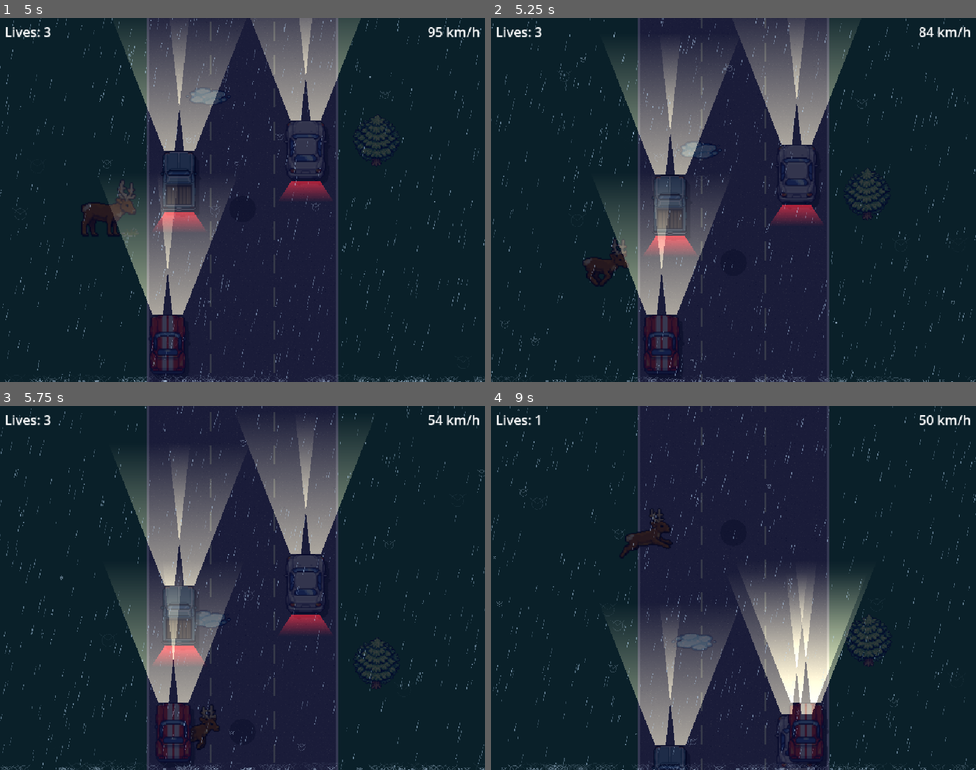
Above: before the commit, frames 1-4 (two rows, left to right).
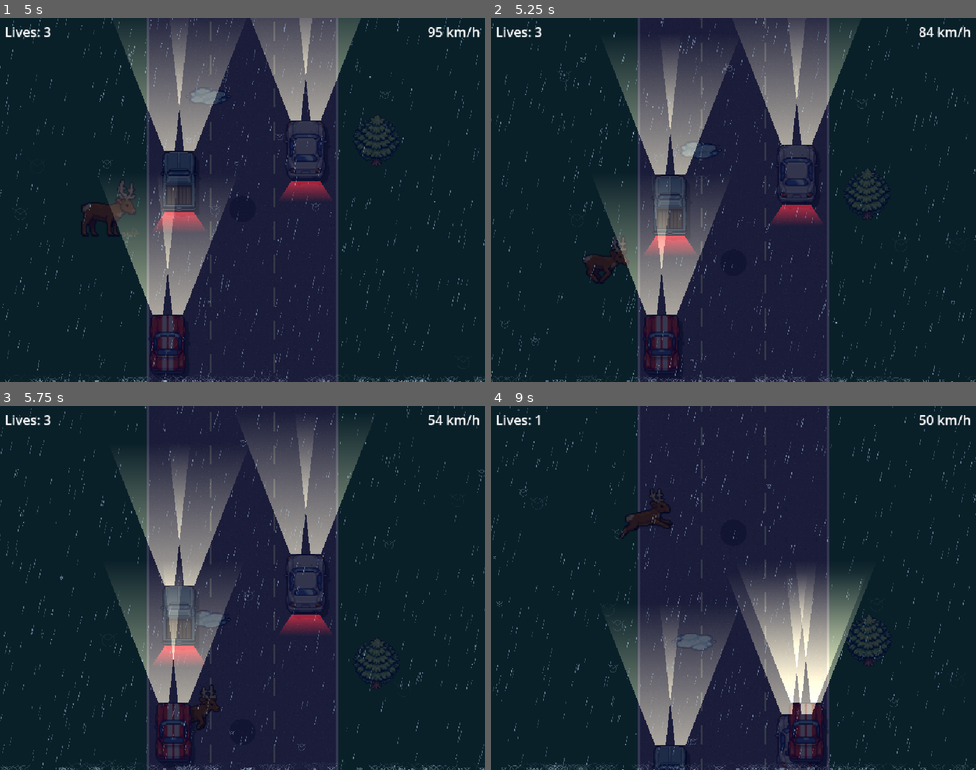
Above: after the commit, the same moments.

Repository: Antonio-Ingegnere/road-race
Game: Godot game, scene res://scenes/main.tscn
The game is run twice, just before and just after one commit, with the same random seed, the same clock (stepped at 60 frames per second) and the same inputs.
Inputs:
- Up to frame 1 (5 s): tap Enter at 0.5 s; hold Right (ui_right) 0.53-1.28 s; hold Down (ui_down) 1.28-2.03 s; hold Right (ui_right) 2.03-2.78 s; hold Up (ui_up) 2.78-3.53 s; hold Left (ui_left) from 3.53 s (still down)
- Up to frame 2 (5.25 s): release Left (ui_left) at 5.03 s; hold Down (ui_down) from 5.03 s (still down)
- Up to frame 3 (5.75 s): keep holding Down (ui_down)
- Up to frame 4 (9 s): release Down (ui_down) at 5.78 s; hold Right (ui_right) 5.78-6.53 s; hold Up (ui_up) 6.53-7.28 s; hold Right (ui_right) 7.28-8.03 s; hold Down (ui_down) 8.03-8.78 s; hold Left (ui_left) from 8.78 s (still down)

Frame 1 is identical in both runs. In frame 2, 0.2% of the frame differs, in the area x 19-29%, y 59-74%; in frame 3, 0.4%; in frame 4, 0.7%, in the area x 26-38%, y 23-42%.

Commit message:
Add semicircular arc to elk jump path
Elk now arcs 48 px upward at the midpoint of each jump phase using
sin(t * PI), returning to ground level on landing. Shadow circle
stays flat so the player can track the landing spot.

Co-Authored-By: Claude Sonnet 4.6 <noreply@anthropic.com>

Diff:
--- a/scripts/elk_manager.gd
+++ b/scripts/elk_manager.gd
@@ -38,7 +38,8 @@
 const CAR_VIS_HW  := 40.0
 const CAR_VIS_HH  := 64.0
 
-const SHADOW_RADIUS := 28.0
+const SHADOW_RADIUS  := 28.0
+const JUMP_ARC_HEIGHT := 48.0  # px upward at the arc peak
 
 var _tex_base: Texture2D
 var _tex_jump: Texture2D
@@ -235,16 +236,22 @@
 	for elk in _elks:
 		var state: int = elk["state"]
 
-		# Shadow circle at landing lane, visible while elk is preparing / in flight
+		# Shadow stays on the ground at the landing spot (no arc offset)
 		if state == STATE_JUMP_RAISE or state == STATE_JUMP_OUT:
 			draw_circle(Vector2(elk["land_x"], elk["pos"].y), SHADOW_RADIUS,
 				Color(0.0, 0.0, 0.0, 0.30))
 
+		# Arc offset: bulge upward (−y) during both jump phases
+		var arc_y: float = 0.0
+		if state == STATE_JUMP_OUT or state == STATE_JUMP_BACK:
+			arc_y = -sin(elk["jump_t"] * PI) * JUMP_ARC_HEIGHT
+		var draw_pos: Vector2 = elk["pos"] + Vector2(0.0, arc_y)
+
 		# Base sprite faces right; jump sprite faces left — both use the same rule:
 		# right=true → no flip, right=false → flip.
 		var sx: float = ELK_SCALE if elk["right"] else -ELK_SCALE
 
-		draw_set_transform(elk["pos"], 0.0, Vector2(sx, ELK_SCALE))
+		draw_set_transform(draw_pos, 0.0, Vector2(sx, ELK_SCALE))
 
 		match state:
 			STATE_STAND, STATE_EAT, STATE_JUMP_RAISE:
